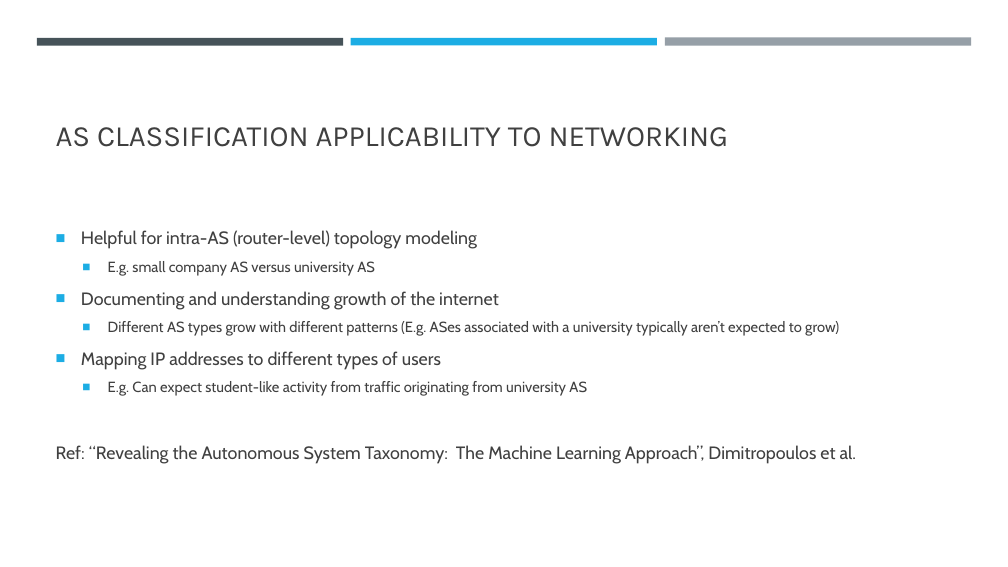
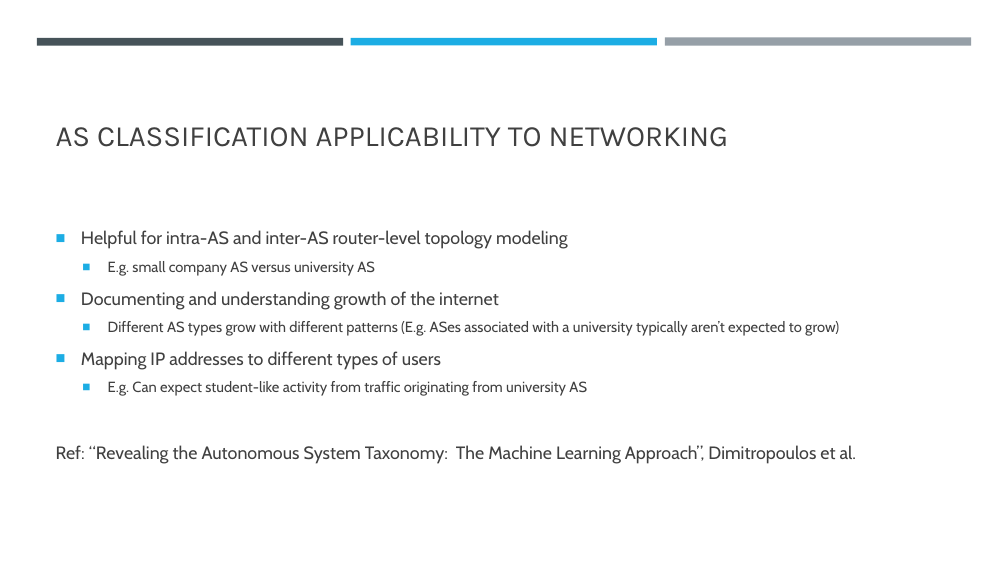
Before and after one commit to rlazad/cs4920Lab3, a slide deck: slide 3 of CS4920Lab3_v2.pptx. Drawn at 1008x567 pixels with LibreOffice and Linux fonts; fonts in the diff are those of the drawing. Boxes give left, top, right and bottom in pixels: in the first picture for what was removed or moved away, otherwise in the second. Text is boxed around its words. In the diff, an @@ line names an element or a change of style, - is before the commit and + after.

Commit message:
small changes to presentation

```diff
--- a/CS4920Lab3_v2.pptx
+++ b/CS4920Lab3_v2.pptx
@@ text at bbox=[81, 230, 567, 249]: text changed @@
-■ Helpful for intra-AS (router-level) topology modeling
+■ Helpful for intra-AS and inter-AS router-level topology modeling
```
